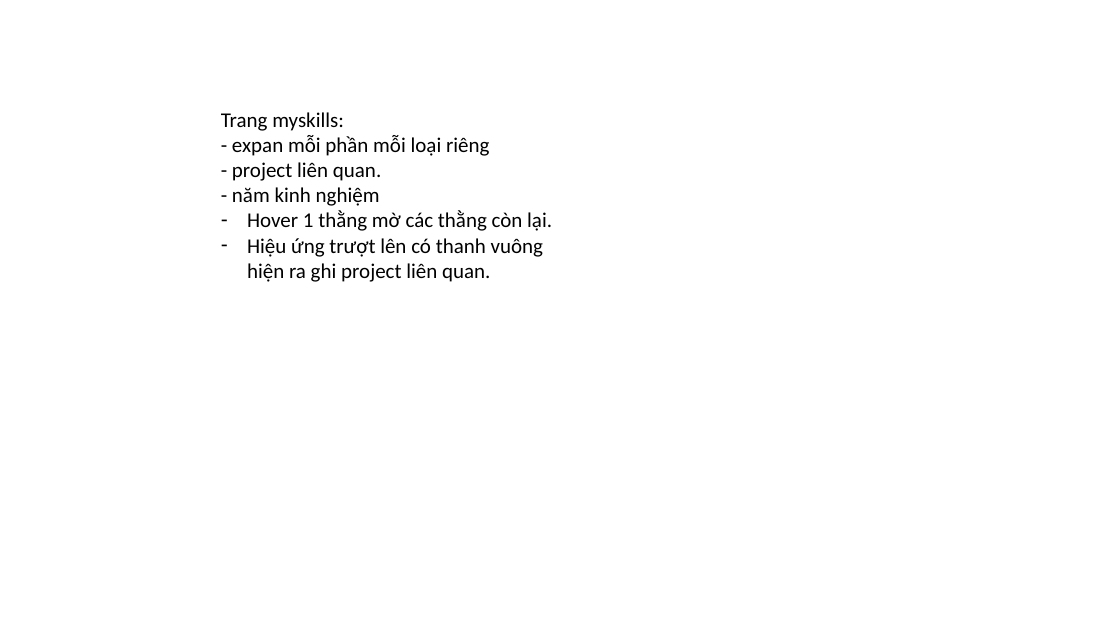
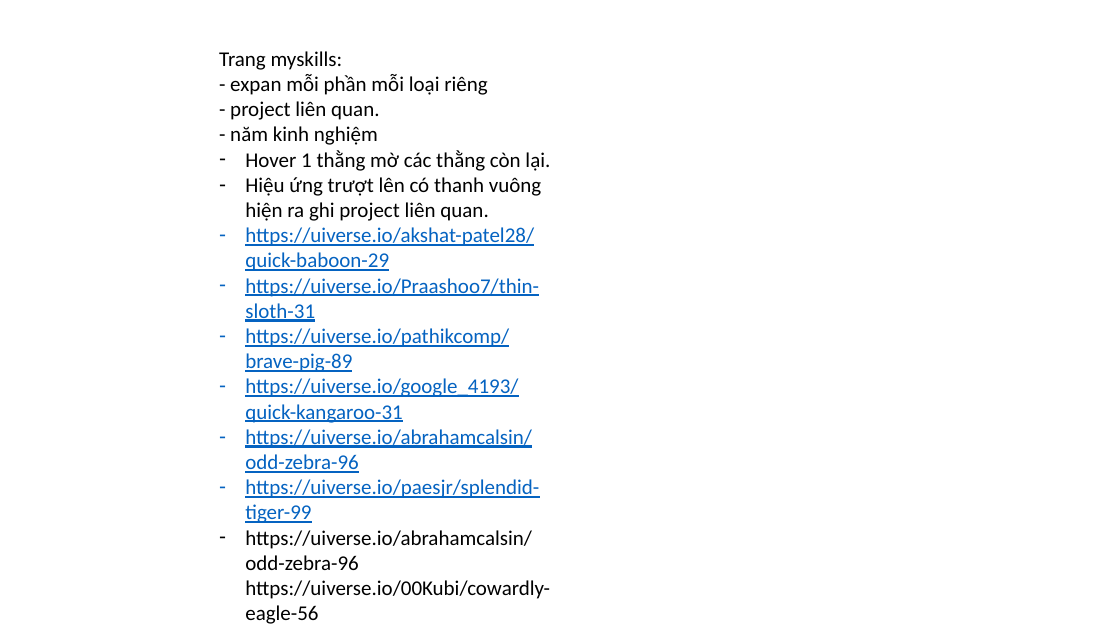
Before and after one commit to HoangTrongTan/my-bog, a slide deck: slide 8 of design.pptx. Drawn at 1120x630 pixels with LibreOffice and Linux fonts; fonts in the diff are those of the drawing. Boxes give left, top, right and bottom in pixels: in the first picture for what was removed or moved away, otherwise in the second. Text is boxed around its words. In the diff, an @@ line names an element or a change of style, - is before the commit and + after.

```diff
--- a/design.pptx
+++ b/design.pptx
@@ text "Trang myskills: - expan mỗi ...": place and size @@
-text "Trang myskills: - expan mỗi ..." at [221,112,552,282]
+text "Trang myskills: - expan mỗi ..." at [219,51,550,624]
@@ text at [245,227,550,624]: paragraphs added @@
+– https://uiverse.io/akshat-patel28/quick-baboon-29
+– https://uiverse.io/Praashoo7/thin-sloth-31
+– https://uiverse.io/pathikcomp/brave-pig-89
+– https://uiverse.io/google_4193/quick-kangaroo-31
+– https://uiverse.io/abrahamcalsin/odd-zebra-96
+– https://uiverse.io/paesjr/splendid-tiger-99
+– https://uiverse.io/abrahamcalsin/odd-zebra-96
+  https://uiverse.io/00Kubi/cowardly-eagle-56
```
Also in this commit, not shown: 11 other files.
